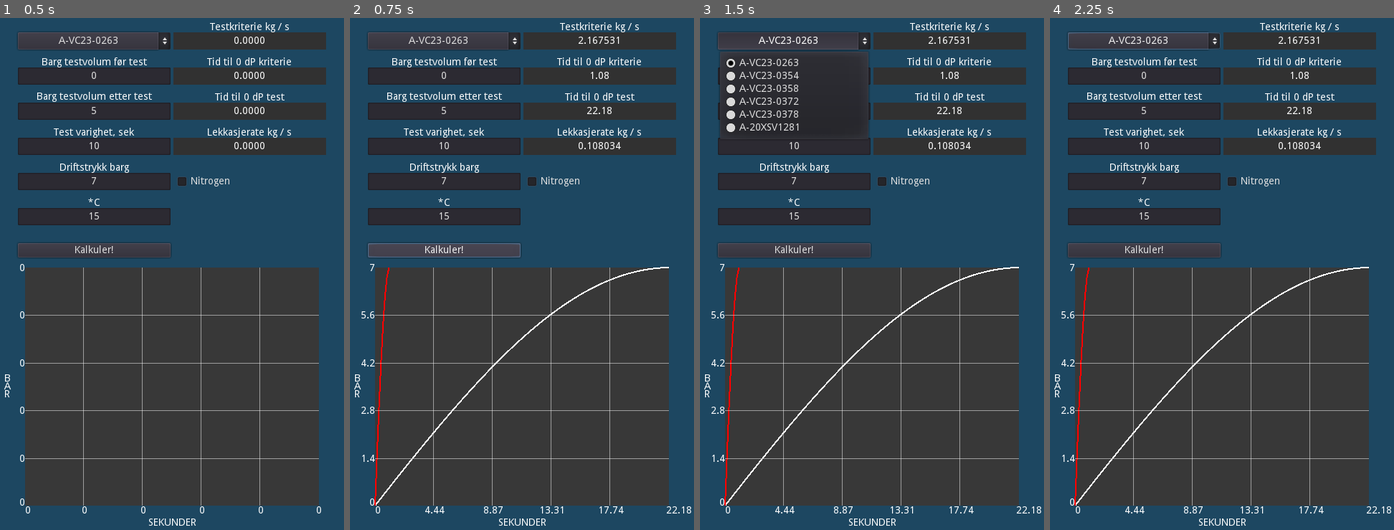
Above: before the commit, frames 1-4 (left to right).
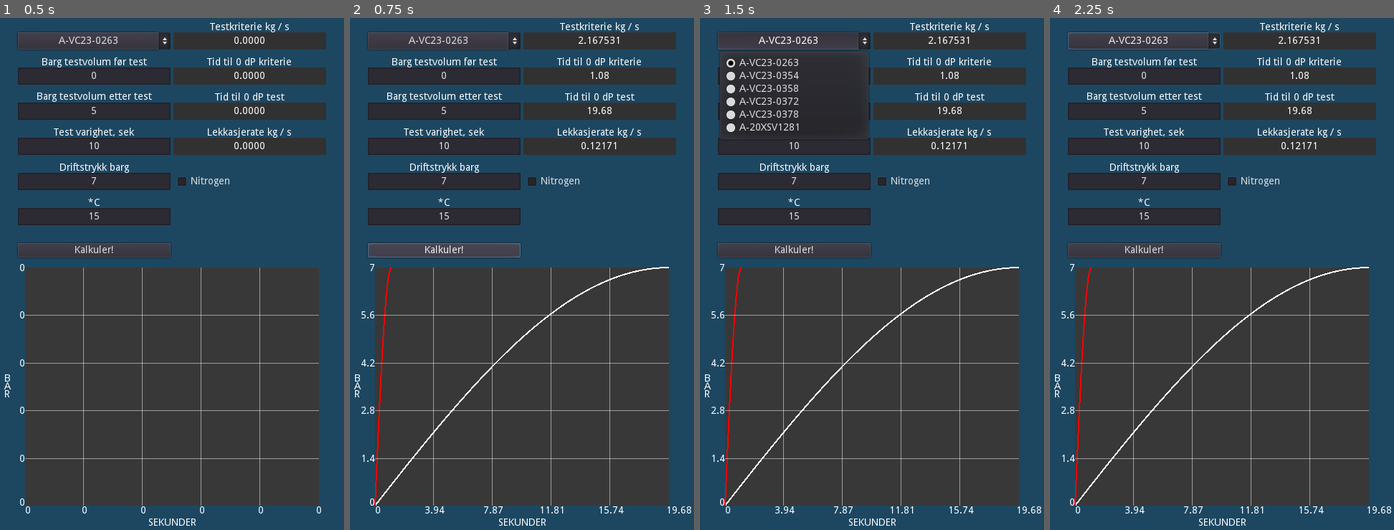
Above: after the commit, the same moments.

Repository: Keroflux/Critical-leak-test
Game: Godot game, scene res://Control.tscn
Same seed, same stepped clock (60 frames per second), same inputs: the game is played once before the commit and once after it.
Inputs:
- Up to frame 1 (0.5 s): no input
- Up to frame 2 (0.75 s): click "Kalkuler!" at 0.5 s
- Up to frame 3 (1.5 s): click "A-VC23-0263" at 1.25 s
- Up to frame 4 (2.25 s): click "Nitrogen" at 2 s

Frame 1 is identical in both runs. In frame 2, 0.5% of the frame differs, in the area x 7-98%, y 17-97%; in frame 3, 0.5%; in frame 4, 0.5%.

Commit message:
Kalk av faktisk lekkasjerate

Diff:
--- a/Lekkasje.gd
+++ b/Lekkasje.gd
@@ -20,10 +20,12 @@
 # Variabler for lagring av resultat av kalkulasjoner
 var kgs_crit: float = 0.0	# Lekkasjekriterie i kg / s
 var kgs_test: float = 0.0	# Lekkasjerate under test i kg / s
+var kgs_real: float	# Den faktiske lekkasjeraten under test i kg / s
 var sec_crit: float = 0.0	# Hvor lang tid i sekunder det tar for å nå 0 dP ved kriterie
 var sec_test: float = 0.0	# Hvor lang tid i sekunder det tar for å nå 0 dP ved test
 var P2_crit: Array = []		# Lagring av trend ved integrering av kriterie
 var P2_test: Array = []		# Lagring av trend ved integrering av test
+var test_orifice: float = 0.0
 
 # Ubrukt, tror jeg
 var comp_f = 0.98
@@ -91,7 +93,7 @@
 # til 0 dP
 func integrate_leak()->float:
 	var kg_s: float = calc_leak_rate_gas()
-	var kg_h: float = kg_s * 3600
+	var kg_h: float = kgs_real * 3600
 	var orifice: float = calc_orifice(kg_h)
 	var sec: float = integrate_criteria(2, 0.01, orifice)
 	return sec
@@ -134,6 +136,47 @@
 	return sec
 
 
+func find_real_leak():
+	var p0 = P2
+	var t0 := 0.0
+	var t = test_time
+	var p = PB
+	var ori = calc_orifice(kgs_test * 3600)
+	var kgs := 0.0
+
+	var m0 = p0 * 100000 * volume * MW / (Z * R * (T + 273.15))
+	var dt := 1.0 / 100.0
+	for i in range (1000):
+		ori += 0.01
+		t0 = 0
+		p0 = P2
+		m0 = p0 * 100000 * volume * MW / (Z * R * (T + 273.15))
+		while t0 < test_time:
+			var K: float = 273.15 + T
+			var dP: float = P1 - p0
+			if P1 == 0:
+				P1 = 1
+			var Pr: float = dP / P1
+			var Do = ori
+			var Yo: float = 1.008 - 0.338 * Pr
+			if Pr < 0.29:
+				Yo = 1 - 0.31 * Pr
+			var dg: float = (MW * P1) / (0.08314 * K * Z)
+			var kg_h: float = Do * Do * Yo * 0.62 * 1.265 * pow((dP * dg), 0.5)
+			var kg_s: float = kg_h / 3600
+			kg_s = abs(kg_s)
+
+			m0 += kg_s * dt
+			p0 = m0 / (100000 * volume * MW / (Z * R * (T + 273.15)))
+			t0 += dt
+
+			if p0 >= p:
+				kgs = kg_s
+				break
+		if t0 <= test_time:
+			return calc_leak_crit_gas(ori)
+
+
 # Setter verdier for testmedie og ventil
 func set_test_variables()->void:
 	var valve = VALVES.valves[tag]
@@ -189,13 +232,14 @@
 		sec_crit = integrate_criteria(1, 0.01)
 
 	kgs_test = calc_leak_rate_gas()
-	$"%LeakRate".text = str(kgs_test)
+	kgs_real = find_real_leak()
+	sec_test = integrate_leak()
+
+	$"%LeakRate".text = str(kgs_real)
 	$"%CritLeak".text = str(kgs_crit)
 
-	sec_test = integrate_leak()
 	$"%CritLeakSec".text = str(sec_crit)
 	$"%LeakSec".text = str(sec_test)
-
 	init_trend()
 
 
